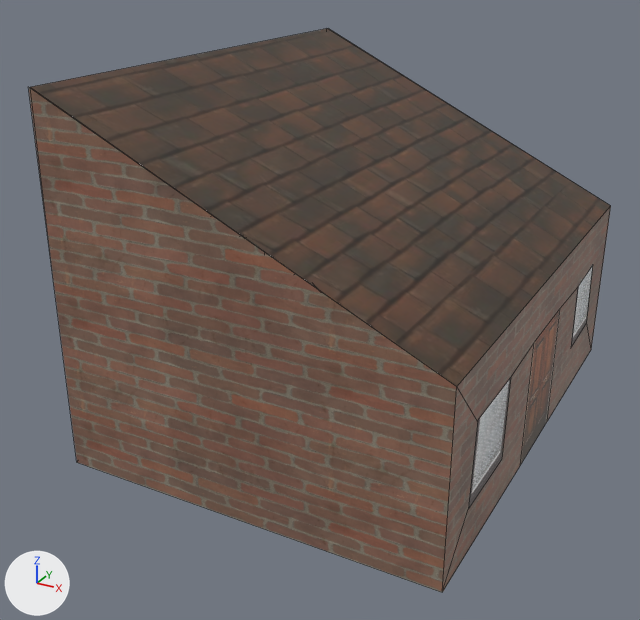
Two versions of the Blender file Assets/Models/Blender/oast_house_sloped_roof.blend, one commit apart.
Rendered twice from a camera (50 mm lens) standing at (7.33, -15.32, 9.52) and looking at (-0.59, -0.93, 2.32). Arrows for +X, +Y and +Z are at lower left; the lights stay in place. Mesh edges are drawn as thin lines.

The first picture shows 'door', 'roof', 'walls', 'windows'.
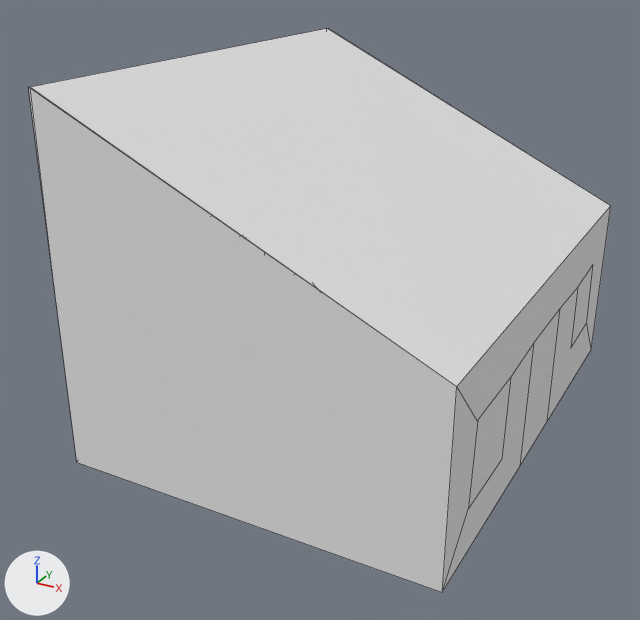
Location of each change, [x1, y1, x2, y2] in pixels of the pictures (640 x 620 px):
'walls', recoloured (brown to grey)
    both: [29, 88, 611, 592]
'roof', recoloured (brown to white)
    both: [31, 28, 611, 386]
'windows', recoloured
    both: [265, 252, 593, 508]
'door', recoloured (brown to grey)
    both: [520, 309, 560, 465]

Diff of the bpy script that builds the scene:
```diff
--- a/Assets/Models/Blender/oast_house_sloped_roof.blend.py
+++ b/Assets/Models/Blender/oast_house_sloped_roof.blend.py
@@ mat_roof @@
+mat_roof = diffuse_material('roof')
+mat_roof.base_color = (0.8, 0.8, 0.8)  # white #e7e7e7
@@ mat_bricks @@
+mat_bricks = diffuse_material('bricks')
+mat_bricks.base_color = (0.8, 0.8, 0.8)  # white #e7e7e7
@@ mat_oast_windows @@
+mat_oast_windows = diffuse_material('oast_windows')
+mat_oast_windows.base_color = (0.8, 0.8, 0.8)  # white #e7e7e7
@@ mat_oast_door @@
+mat_oast_door = diffuse_material('oast_door')
+mat_oast_door.base_color = (0.8, 0.8, 0.8)  # white #e7e7e7
@@ me_cube_005 @@
 me_cube_005.from_pydata(...)  # 4 vertices, 1 face; spans x 1.0, y -0.179..0.203, z -1.0..0.434
-me_cube_005.materials.append(mat_oast_door_jpg)  # picture img_oast_door_jpg
+me_cube_005.materials.append(mat_oast_door)  # white #e7e7e7
@@ me_cube_004 @@
 me_cube_004.from_pydata(...)  # 16 vertices, 4 faces; spans x -1.0..1.0, y -0.8..0.79, z -0.5..0.53
-me_cube_004.materials.append(mat_oast_window_jpg)  # picture img_oast_window_jpg
+me_cube_004.materials.append(mat_oast_windows)  # white #e7e7e7
@@ me_cube_003 @@
 me_cube_003.from_pydata(...)  # 31 vertices, 10 faces; spans x -1.0..1.0, y -1.0..1.0, z -1.0..2.92
-me_cube_003.materials.append(mat_bricks_png)  # picture img_bricks_png
+me_cube_003.materials.append(mat_bricks)  # white #e7e7e7
@@ me_cube_001 @@
 me_cube_001.from_pydata(...)  # 4 vertices, 1 face; spans x -0.99..1.0, y -1.0..1.0, z 1.0..2.92
-me_cube_001.materials.append(mat_oast_roof_jpg)  # picture img_oast_roof_jpg
+me_cube_001.materials.append(mat_roof)  # white #e7e7e7
```
